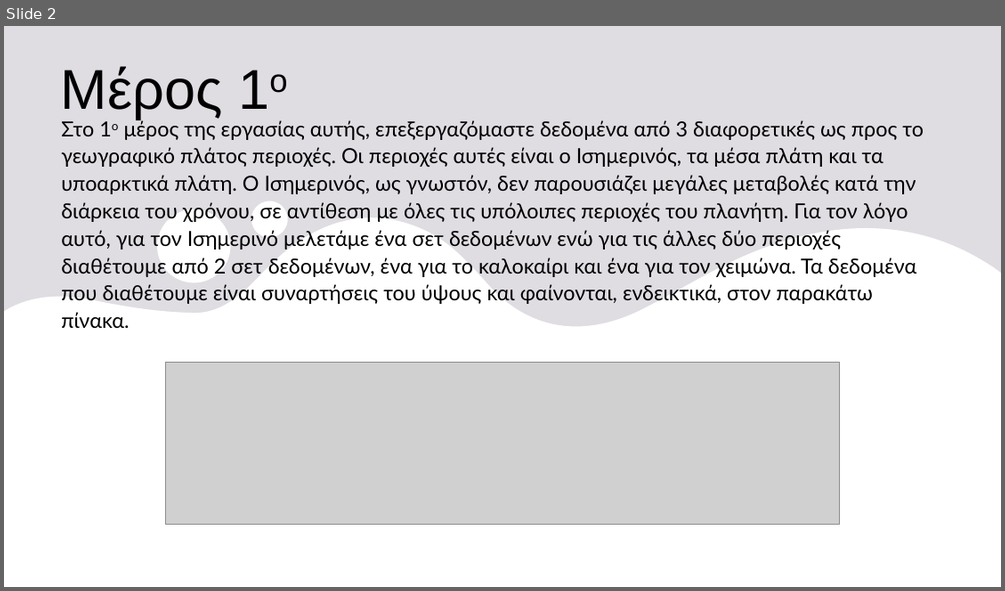
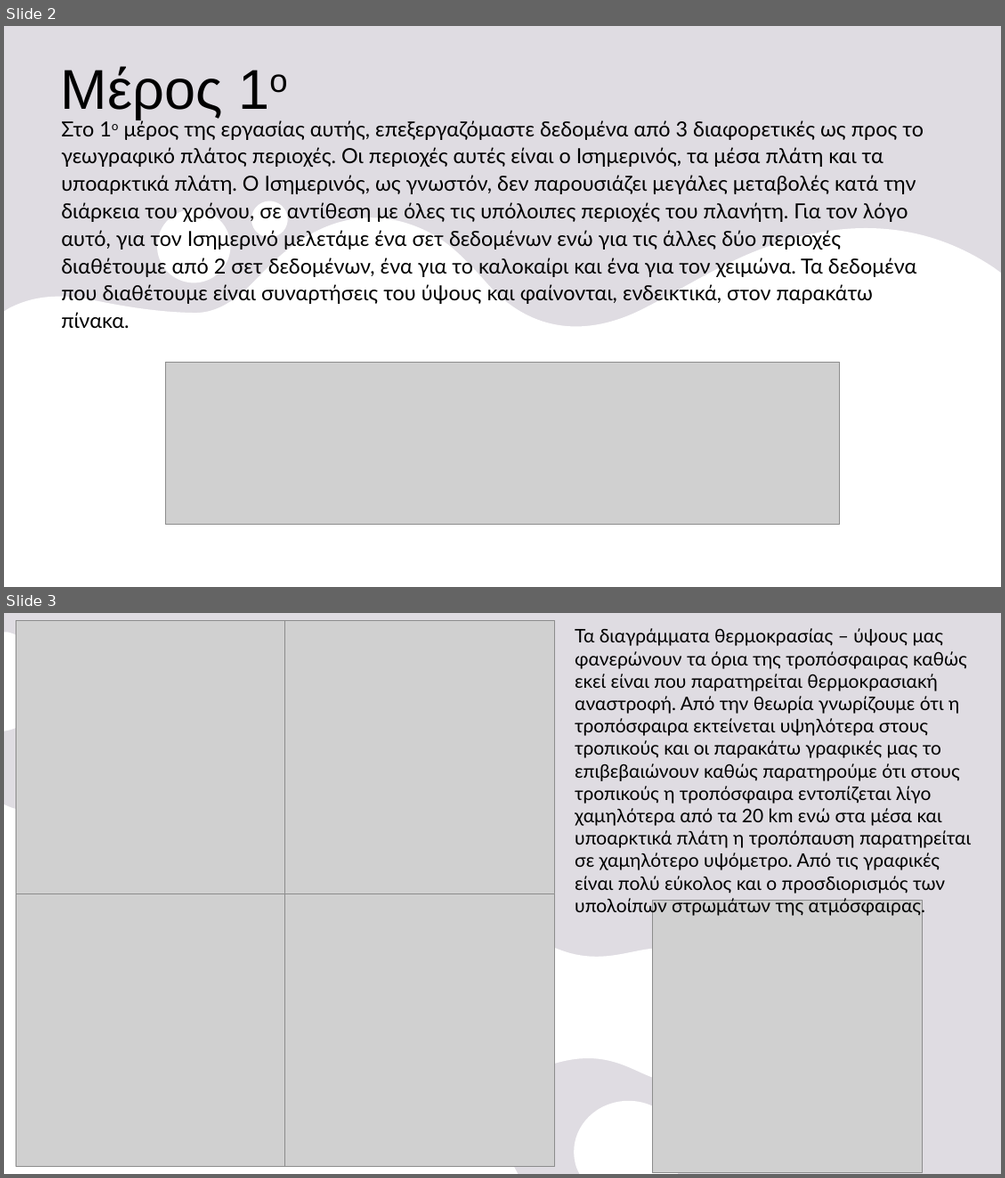
Before and after one commit to nadezsha/MSc---Applied-Meteorology-and-Environmental-Physics, a slide deck: Radiation and Atmosphere Interaction/Report 0/ΕργασίαΜηδέν.pptx. Shown one above the other, each under a label of ours: slide 2 before the commit, slides 2 and 3 after it. The pictures are 1005x591 and 1005x1178 pixels, drawn with LibreOffice and Linux fonts; fonts in the diff are those of the drawing; grey boxes stand for pictures. Boxes give left, top, right and bottom in pixels: in the first picture for what was removed or moved away, otherwise in the second. Text is boxed around its words. In the diff, an @@ line names an element or a change of style, - is before the commit and + after.

```diff
--- a/Radiation and Atmosphere Interaction/Report 0/ΕργασίαΜηδέν.pptx
+++ b/Radiation and Atmosphere Interaction/Report 0/ΕργασίαΜηδέν.pptx
@@ slide 3 added at box(4, 613, 1001, 1174), background #E5E2E8 @@
@@ rectangle added at box(4, 613, 1001, 1174), fill #AEAEAE at 10% opacity @@
@@ freeform shape added at box(4, 632, 786, 1174), fill #FFFFFF @@
@@ picture added at box(16, 620, 285, 893) @@
@@ picture added at box(285, 620, 555, 893) @@
@@ text added at box(574, 628, 971, 893), 18 pt, text #000000 @@
+Τα διαγράμματα θερμοκρασίας – ύψους μας φανερώνουν τα όρια της τροπόσφαιρας καθώς εκεί είναι που παρατηρείται θερμοκρασιακή αναστροφή. Από την θεωρία γνωρίζουμε ότι η τροπόσφαιρα εκτείνεται υψηλότερα στους τροπικούς και οι παρακάτω γραφικές μας το επιβεβαιώνουν καθώς παρατηρούμε ότι στους τροπικούς η τροπόσφαιρα εντοπίζεται λίγο χαμηλότερα από τα 20 km ενώ στα μέσα και υποαρκτικά πλάτη η τροπόπαυση παρατηρείται σε χαμηλότερο υψόμετρο. Από τις γραφικές είναι πολύ εύκολος και ο προσδιορισμός των υπολοίπων στρωμάτων της ατμόσφαιρας.
@@ picture added at box(16, 893, 285, 1167) @@
@@ picture added at box(285, 893, 555, 1167) @@
@@ picture added at box(652, 900, 922, 1173) @@
```
Also in this commit, not shown: 1 slide changed, 2 other slides added, 3 slides removed.
